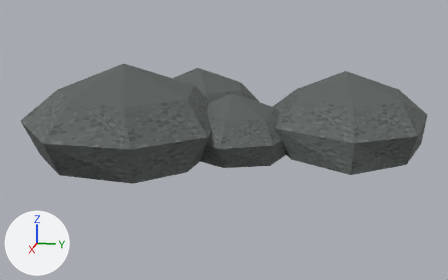
One commit to the OBJ model Assets/ProjectOEN/ProductionArt/Meshes/props_tools/pr-010_stone_pile__small.obj: the scene before it, then after it.
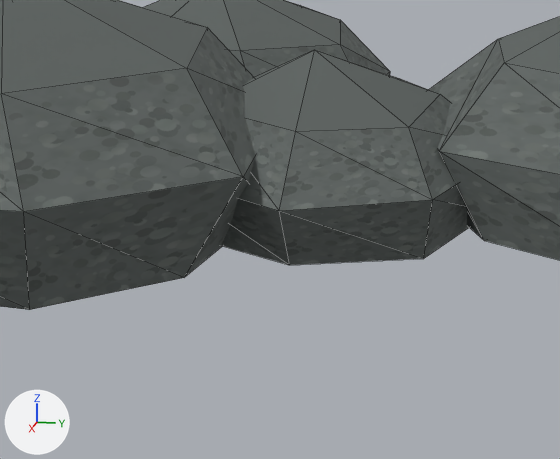
Each version appears first whole from a camera (50 mm lens) standing at (1.5, 0.252, 0.376) and looking at (0.058, -0.036, 0.015), and next in a close-up on the part from 27% to 71% of the width and 27% to 84% of the height. Lighting does not change. The marker at lower left points along +X, +Y and +Z. The older version's two pictures come first. The close-ups show mesh edges as thin lines. Where no turn or scale is listed for an object, it has been applied to the vertices. Vertices at exactly the same position are counted once.

In view in the first close-up: 'pr-010_stone_pile__small'.
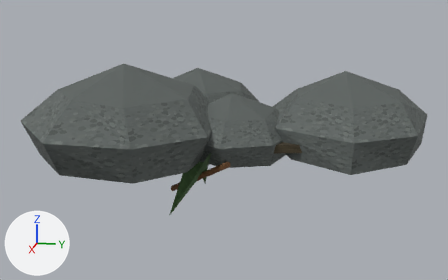
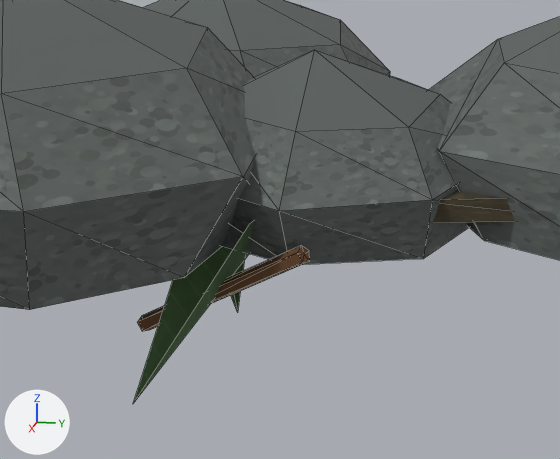
What changed in the scene script:
```text
Add img_mud_albedo_png:
    img_mud_albedo_png = load_image('mud_albedo.png', '../../Materials/Textures/mud_albedo.png', 1024, 1024, 'sRGB')
Add img_wood_albedo_png:
    img_wood_albedo_png = load_image('wood_albedo.png', '../../Materials/Textures/wood_albedo.png', 1024, 1024, 'sRGB')
Add img_leaf_albedo_png:
    img_leaf_albedo_png = load_image('leaf_albedo.png', '../../Materials/Textures/leaf_albedo.png', 1024, 1024, 'sRGB')
Add mat_mud:
    mat_mud = principled_material('Mud')
    mat_mud.texture = img_mud_albedo_png
    mat_mud.roughness = 0.89
Add mat_wood:
    mat_wood = principled_material('Wood')
    mat_wood.texture = img_wood_albedo_png
    mat_wood.roughness = 0.89
Add mat_leaf:
    mat_leaf = principled_material('Leaf')
    mat_leaf.texture = img_leaf_albedo_png
    mat_leaf.roughness = 0.89
Change me_pr_010_stone_pile__small:
    used by ob_pr_010_stone_pile__small; location = (0.0, 0.0, 0.0)
    remove me_pr_010_stone_pile__small.from_pydata(...)  # 98 vertices, 180 faces; spans x -0.345..0.432, y -0.462..0.445, z -0.007..0.213
    add me_pr_010_stone_pile__small.from_pydata(...)  # 138 vertices, 236 faces; spans x -0.345..0.432, y -0.462..0.445, z -0.107..0.213
    me_pr_010_stone_pile__small part 1
    40 vertices are added at x -0.091..0.276, y -0.197..0.218, z -0.107..0.05
    4 new faces join them, mat_leaf (picture img_leaf_albedo_png)
    40 new faces join them, mat_wood (picture img_wood_albedo_png)
    12 new faces join them, mat_mud (picture img_mud_albedo_png)
    add me_pr_010_stone_pile__small.materials.append(mat_leaf)  # picture img_leaf_albedo_png
    add me_pr_010_stone_pile__small.materials.append(mat_wood)  # picture img_wood_albedo_png
    add me_pr_010_stone_pile__small.materials.append(mat_mud)  # picture img_mud_albedo_png
```

Pixel boxes (x1, y1, x2, y2) of what changed, in the close-ups (560 x 459 px):
'pr-010_stone_pile__small', reshaped: before (0, 0, 560, 310); after (0, 0, 560, 403)
part 1 of me_pr_010_stone_pile__small, added: after (133, 190, 515, 403)
